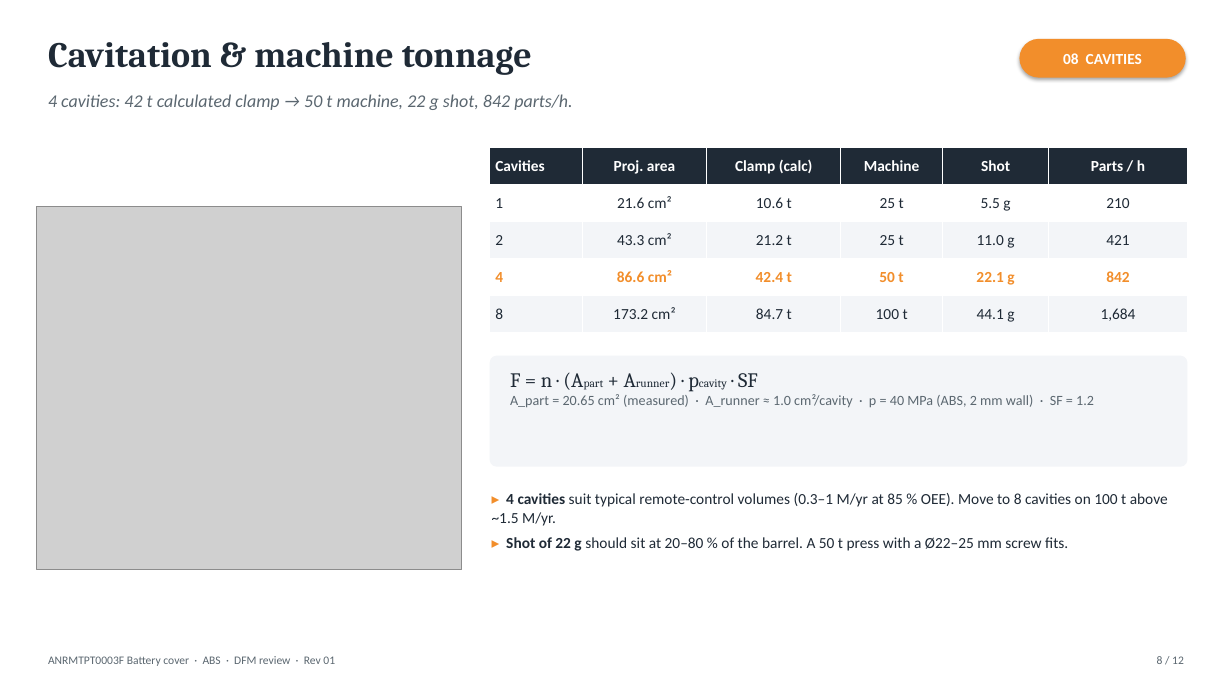
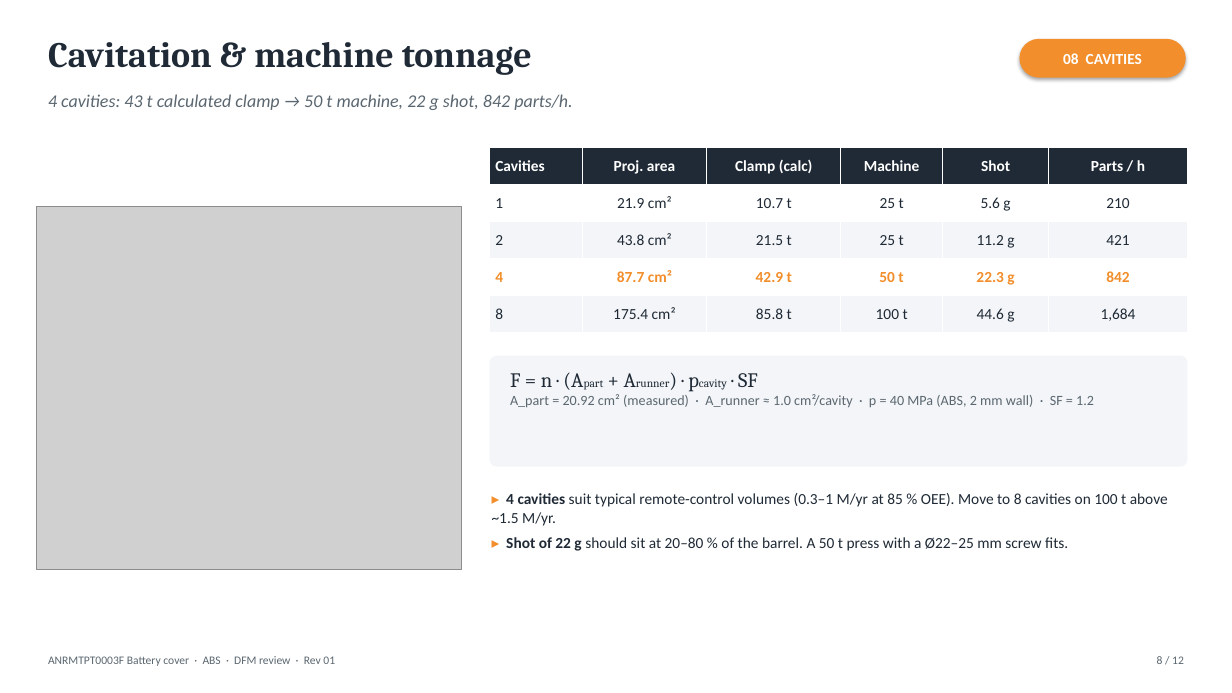
Before and after one commit to moatazmostafaeleraky-eng/Moataz-engineering, a slide deck: slide 8 of output/DFM.pptx. Drawn at 1232x693 pixels with LibreOffice and Linux fonts; fonts in the diff are those of the drawing; grey boxes stand for pictures. Boxes give left, top, right and bottom in pixels: in the first picture for what was removed or moved away, otherwise in the second. Text is boxed around its words. In the diff, an @@ line names an element or a change of style, - is before the commit and + after.

```diff
--- a/output/DFM.pptx
+++ b/output/DFM.pptx
@@ text at bbox=[48, 94, 572, 110]: text changed @@
-4 cavities: 42 t calculated clamp → 50 t machine, 22 g shot, 842 parts/h.
+4 cavities: 43 t calculated clamp → 50 t machine, 22 g shot, 842 parts/h.
@@ table at bbox=[490, 148, 1188, 333] @@
-row 2: 1 | 21.6 cm² | 10.6 t | 25 t | 5.5 g | 210
+row 2: 1 | 21.9 cm² | 10.7 t | 25 t | 5.6 g | 210
-row 3: 2 | 43.3 cm² | 21.2 t | 25 t | 11.0 g | 421
+row 3: 2 | 43.8 cm² | 21.5 t | 25 t | 11.2 g | 421
-row 4: 4 | 86.6 cm² | 42.4 t | 50 t | 22.1 g | 842
+row 4: 4 | 87.7 cm² | 42.9 t | 50 t | 22.3 g | 842
-row 5: 8 | 173.2 cm² | 84.7 t | 100 t | 44.1 g | 1,684
+row 5: 8 | 175.4 cm² | 85.8 t | 100 t | 44.6 g | 1,684
@@ text at bbox=[510, 394, 1094, 408]: text changed @@
-A_part = 20.65 cm² (measured) · A_runner ≈ 1.0 cm²/cavity · p = 40 MPa (ABS, 2 mm wall) · SF = 1.2
+A_part = 20.92 cm² (measured) · A_runner ≈ 1.0 cm²/cavity · p = 40 MPa (ABS, 2 mm wall) · SF = 1.2
```
Also in this commit, not shown: 10 other slides changed, 17 other files.
